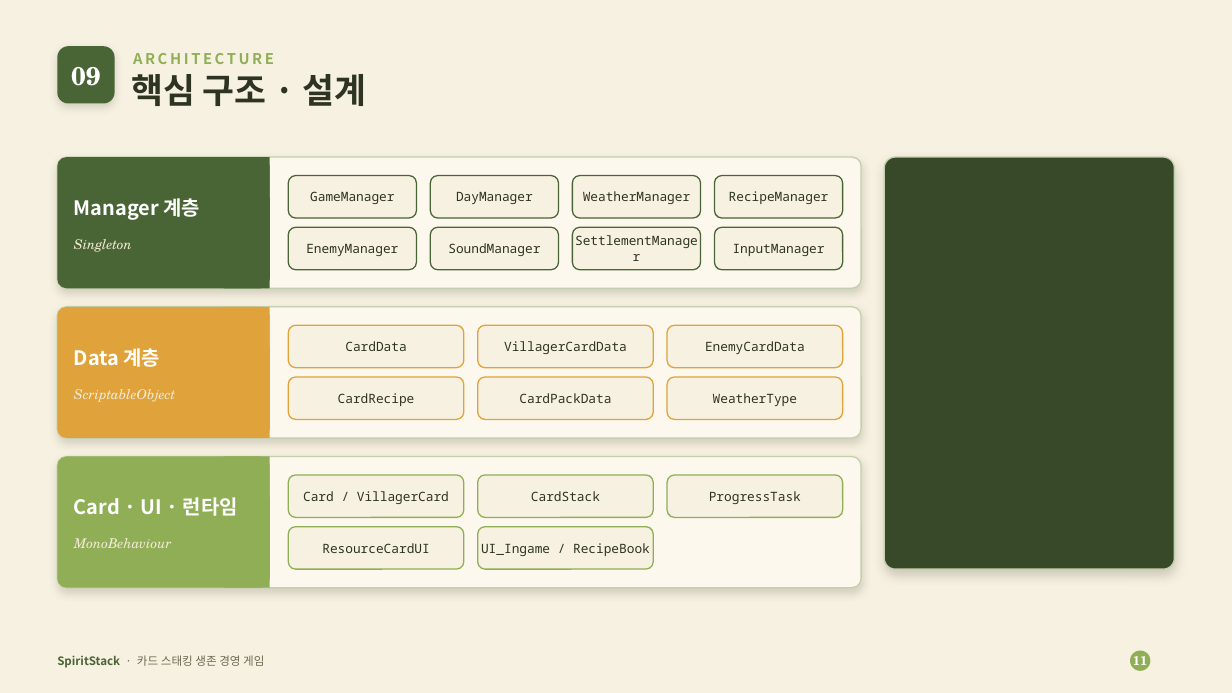
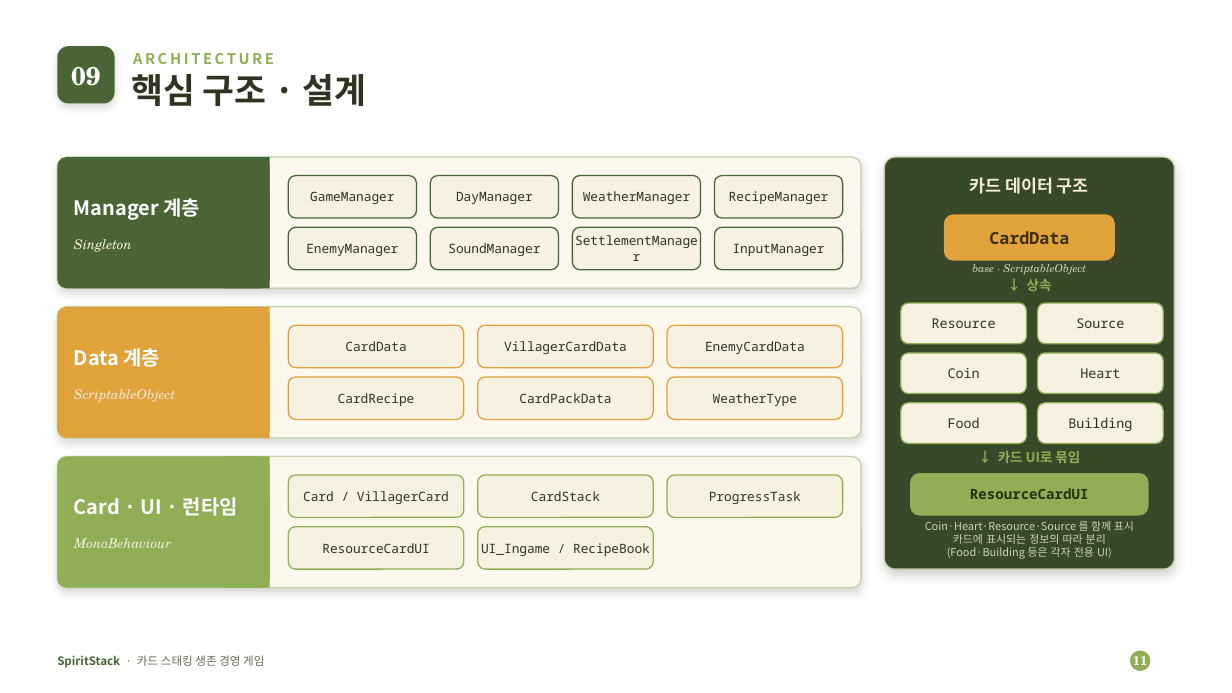
Before and after one commit to Devel-Rocket-ClassRoom/minigame-project-kimjihae3357, a slide deck: slide 11 of JellyStack/SpiritStack_발표자료.pptx. Drawn at 1232x693 pixels with LibreOffice and Linux fonts; fonts in the diff are those of the drawing. Boxes give left, top, right and bottom in pixels: in the first picture for what was removed or moved away, otherwise in the second. Text is boxed around its words. In the diff, an @@ line names an element or a change of style, - is before the commit and + after.

```diff
--- a/JellyStack/SpiritStack_발표자료.pptx
+++ b/JellyStack/SpiritStack_발표자료.pptx
@@ background #F7F1E1 to #FFFFFF @@
@@ text added at (970,177,1089,194), 13.5 pt, text #F3EBD6, bold @@
+카드 데이터 구조
@@ rounded rectangle added at (944,214,1115,261), fill #E0A23A @@
@@ text added at (989,231,1069,244), 13 pt, text #3A2E12, bold @@
+CardData
@@ text added at (972,264,1086,274), 8.5 pt, text #C9D4B3, italic @@
+base · ScriptableObject
@@ text added at (1027,279,1052,291), 10.5 pt, text #8FAE55, bold @@
+↓ 상속
@@ rounded rectangle added at (901,303,1027,344), fill #F7F1E1, outline #8FAE55 1 pt @@
@@ text added at (932,318,996,328), 10.5 pt, text #2E3322 @@
+Resource
@@ rounded rectangle added at (1038,303,1164,344), fill #F7F1E1, outline #8FAE55 1 pt @@
@@ text added at (1076,318,1124,328), 10.5 pt, text #2E3322 @@
+Source
@@ rounded rectangle added at (901,353,1027,394), fill #F7F1E1, outline #8FAE55 1 pt @@
@@ rounded rectangle added at (1038,353,1164,394), fill #F7F1E1, outline #8FAE55 1 pt @@
@@ text added at (948,368,980,378), 10.5 pt, text #2E3322 @@
+Coin
@@ text added at (1080,368,1120,378), 10.5 pt, text #2E3322 @@
+Heart
@@ rounded rectangle added at (901,403,1027,444), fill #F7F1E1, outline #8FAE55 1 pt @@
@@ text added at (948,418,980,428), 10.5 pt, text #2E3322 @@
+Food
@@ rounded rectangle added at (1038,403,1164,444), fill #F7F1E1, outline #8FAE55 1 pt @@
@@ text added at (1068,417,1132,432), 10.5 pt, text #2E3322 @@
+Building
@@ rounded rectangle added at (910,473,1149,516), fill #8FAE55 @@
@@ text added at (998,451,1080,463), 10.5 pt, text #8FAE55, bold @@
+↓ 카드 UI로 묶임
@@ text added at (970,488,1089,499), 11 pt, text #24320F, bold @@
+ResourceCardUI
@@ text added at (925,521,1134,559), 8.5 pt, text #C9D4B3 @@
+Coin·Heart·Resource·Source 를 함께 표시
+카드에 표시되는 정보의 따라 분리
+(Food·Building 등은 각자 전용 UI)
```
Also in this commit, not shown: 7 other slides changed, 22 other files.
